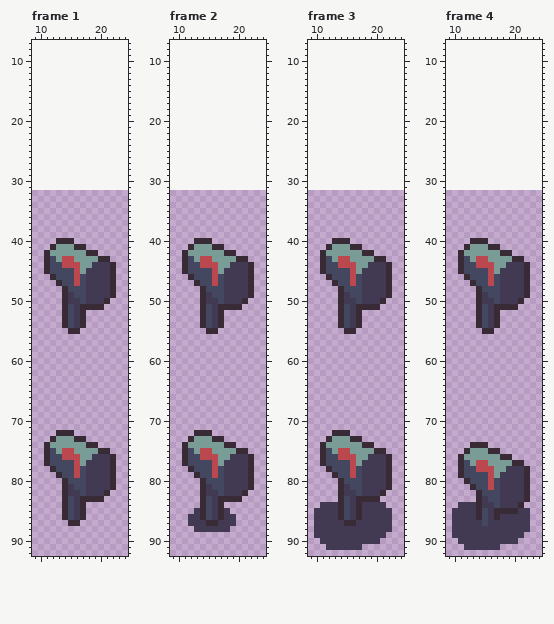
Two states of a pixel-art file, src/assets/art/mailboxes.aseprite. This is how it looked before the edit.
32x64 pixels, 10 frames. Shown: frame 1: x 9..24, y 7..92; frame 2: x 9..24, y 7..92; frame 3: x 9..24, y 7..92; frame 4: x 9..24, y 7..92. The old version is drawn lined up with the new one, on the new canvas. The commit also changed other frames, which this record leaves out.
New version:
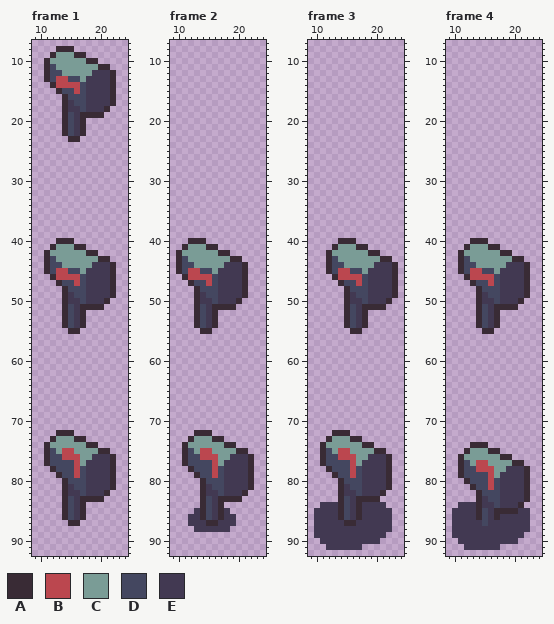
Palette (. is transparent): A #392b35  B #bb474f  C #7a9c96  D #444760  E #423952
Commit message: update mailbox animation
The edit:
canvas 32x64 -> 32x96, the old top-left corner now at 1,32 (the part of the old canvas that was cut away was empty and is not shown)
Frame 1:
y 8: x 13..15 ... -> AAA
y 9: x 12..17 ...... -> ACCCAA
y 10: x 11..19 ......... -> ACCCCCCAA
y 11: x 11..21 ........... -> ADCCCCCCCAA
y 12: x 11..22 ............ -> ADDCCCCCEEEA
y 13: x 11..22 ............ -> ADBBDDCEEEEA
y 14: x 12..22 ........... -> ABBBBDEEEEA
y 15: x 13..22 .......... -> ADDBDEEEEA
y 16: x 14..22 ......... -> ADDDEEEEA
y 17: x 14..22 ......... -> AEDDEEEEA
y 18: x 14..21 ........ -> AEEDEEEA
y 19: x 14..20 ....... -> ADEAAAA
y 20..22: x 14..17 .... -> ADEA
y 23: x 15..16 .. -> AA
y 43: x 14..15 BB -> CC
y 44: x 14..16 BBB -> CCC
y 45: x 13..14 DD -> BB; x 16 B -> D
y 46: x 13..15 DDD -> BBB
Frame 2:
y 40: x 12 . -> A; x 15 A -> .
y 41: x 11..12 .A -> AC; x 15 C -> A; x 17 A -> .
y 42: x 10..11 .A -> AC; x 17 C -> A; x 19 A -> .
y 43: x 10..12 .AD -> ADC; x 14..15 BB -> CC; x 19 C -> A; x 21 A -> .
y 44: x 10..11 .A -> AD; x 13..16 DBBB -> CCCC; x 18 C -> E; x 21..22 EA -> A.
y 45: x 10..13 .ADD -> ADBB; x 16..17 BC -> CE; x 21..22 EA -> A.
y 46: x 11..17 .ADDDBD -> ABBBBDE; x 21..22 EA -> A.
y 47: x 12..13 .A -> AD; x 15..17 DBD -> BDE; x 21..22 EA -> A.
y 48: x 13..14 .A -> AD; x 17 D -> E; x 21..22 EA -> A.
y 49: x 13..15 .AE -> AED; x 17 D -> E; x 21..22 EA -> A.
y 50: x 13..14 .A -> AE; x 16..17 ED -> DE; x 20..21 EA -> A.
y 51: x 13..16 .ADE -> ADEA; x 20 A -> .
y 52..54: x 13..17 .ADEA -> ADEA.
y 55: x 14 . -> A; x 16 A -> .
Frame 3:
y 40: x 13 A -> .; x 16 . -> A
y 41: x 12..13 AC -> .A; x 16 A -> C; x 18 . -> A
y 42: x 11..12 AC -> .A; x 18 A -> C; x 20 . -> A
y 43: x 11..15 ADCBB -> .ADCC; x 20 A -> C; x 22 . -> A
y 44: x 11..12 AD -> .A; x 14..16 BBB -> DCC; x 19 E -> C; x 22..23 A. -> EA
y 45: x 11..12 AD -> .A; x 14..18 DDBCE -> BBDDC; x 22..23 A. -> EA
y 46: x 12..15 ADDD -> .ABB; x 17..18 DE -> BD; x 22..23 A. -> EA
y 47: x 13..14 AD -> .A; x 16..18 BDE -> DBD; x 22..23 A. -> EA
y 48: x 14..15 AD -> .A; x 18 E -> D; x 22..23 A. -> EA
y 49: x 14..16 AED -> .AE; x 18 E -> D; x 22..23 A. -> EA
y 50: x 14..15 AE -> .A; x 17..18 DE -> ED; x 21..22 A. -> EA
y 51: x 14..17 ADEA -> .ADE; x 21 . -> A
y 52..54: x 14..18 ADEA. -> .ADEA
y 55: x 15 A -> .; x 17 . -> A
Frame 4:
y 43: x 14..15 BB -> CC
y 44: x 14..16 BBB -> CCC
y 45: x 13..14 DD -> BB; x 16 B -> D
y 46: x 13..15 DDD -> BBB
Changed places in both pictures, as pixel boxes (x1, y1, x2, y2):
added: (44, 46, 116, 142)
changed: (56, 256, 80, 280)
changed: (176, 238, 254, 334)
changed: (320, 238, 398, 334)
changed: (470, 256, 494, 280)
